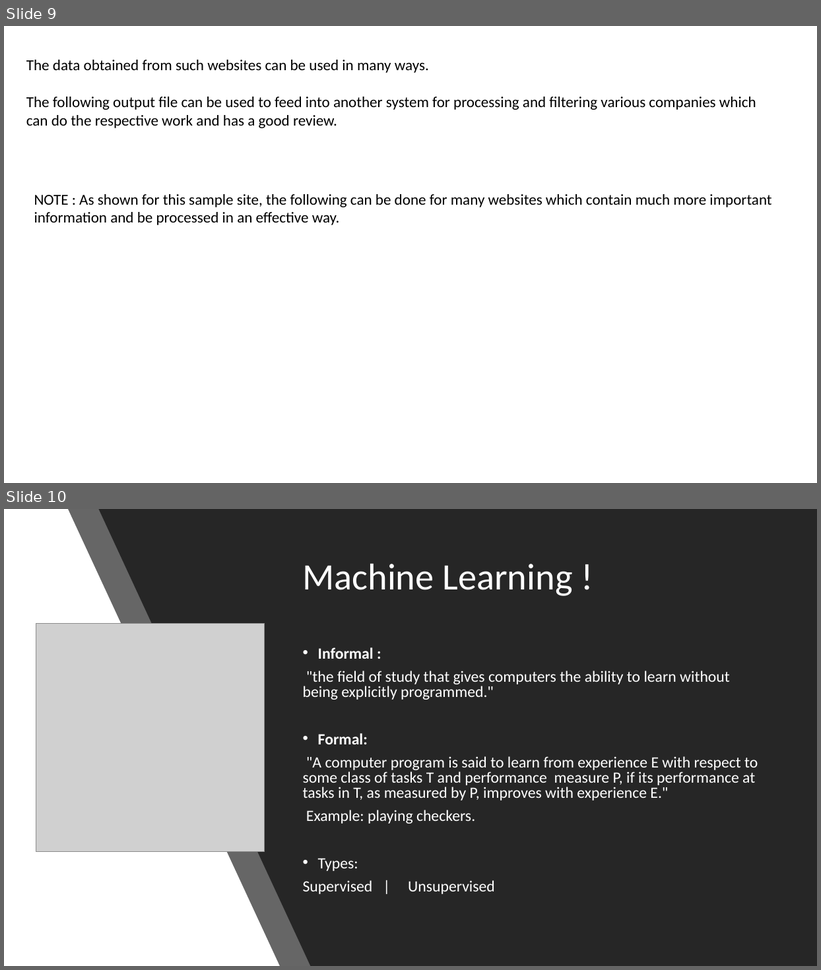
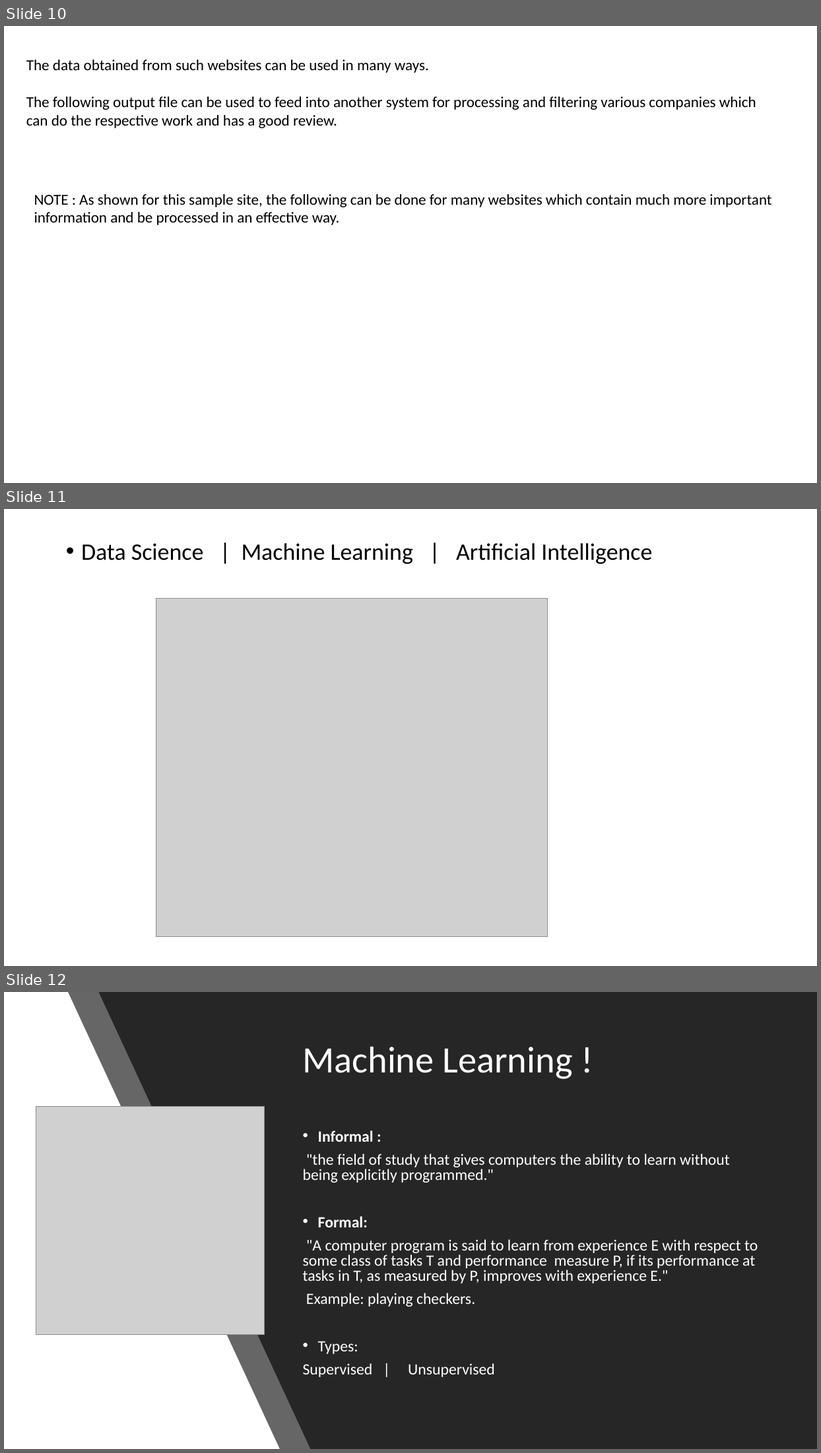
Before and after one commit to VarunAravinth/machine-learning-using-python, a slide deck: machine-learning-using-python/Machine Learning with Python.pptx. Shown one above the other, each under a label of ours: slides 9 and 10 before the commit, slides 10, 11 and 12 after it. The pictures are 821x970 and 821x1453 pixels, drawn with LibreOffice and Linux fonts; fonts in the diff are those of the drawing; grey boxes stand for pictures. Boxes give left, top, right and bottom in pixels: in the first picture for what was removed or moved away, otherwise in the second. Text is boxed around its words. In the diff, an @@ line names an element or a change of style, - is before the commit and + after.

```diff
--- a/machine-learning-using-python/Machine Learning with Python.pptx
+++ b/machine-learning-using-python/Machine Learning with Python.pptx
@@ slide 11 added at [4, 509, 817, 966], background #FFFFFF @@
@@ text added at [81, 543, 652, 564], 28 pt, text #000000 @@
+• Data Science | Machine Learning | Artificial Intelligence
@@ picture added at [156, 599, 547, 937] @@
@@ what was slide 9 is now slide 10 @@
@@ what was slide 10 is now slide 12 @@
```
Also in this commit, not shown: 3 other slides added.
